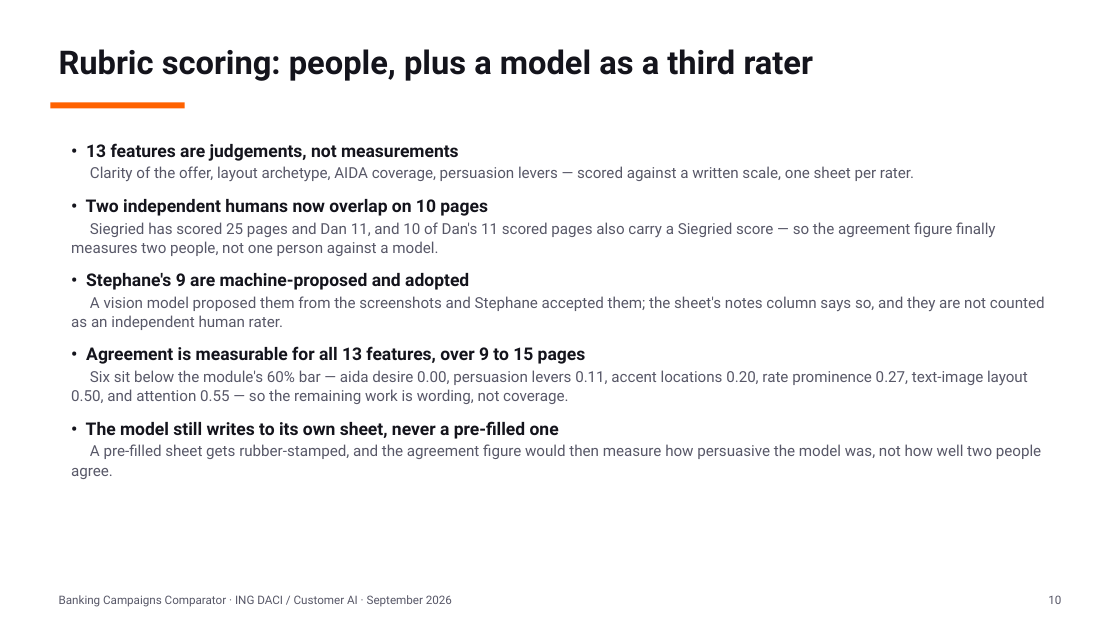
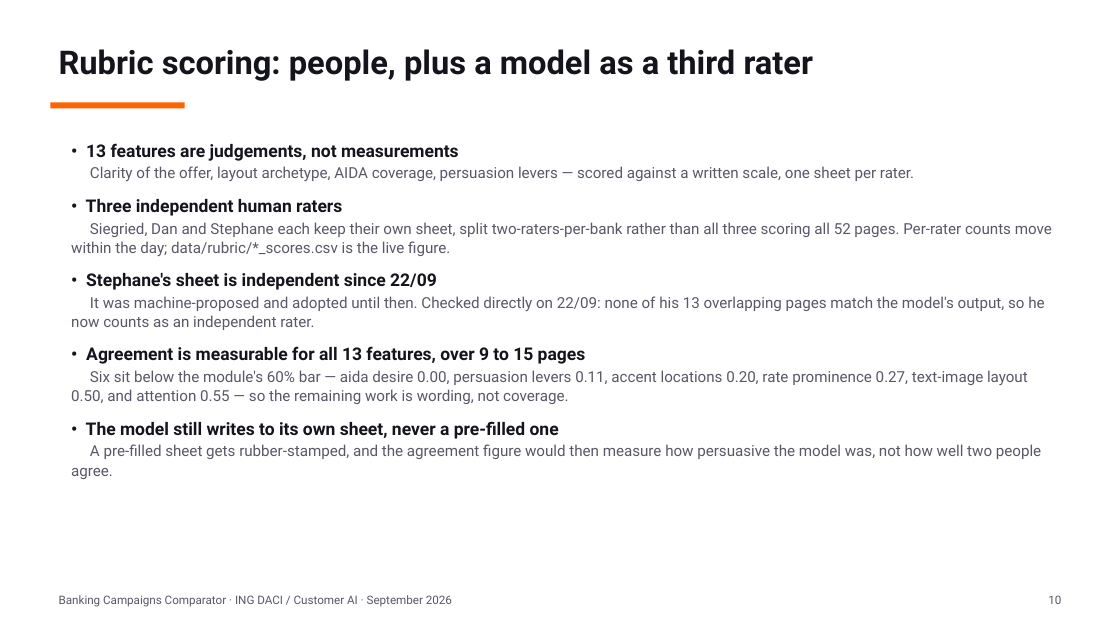
Before and after one commit to Siegried81/ing-usecase, a slide deck: slide 10 of docs/Banking_Campaigns_Comparator.pptx. Drawn at 1120x630 pixels with LibreOffice and Linux fonts; fonts in the diff are those of the drawing. Boxes give left, top, right and bottom in pixels: in the first picture for what was removed or moved away, otherwise in the second. Text is boxed around its words. In the diff, an @@ line names an element or a change of style, - is before the commit and + after.

```diff
--- a/docs/Banking_Campaigns_Comparator.pptx
+++ b/docs/Banking_Campaigns_Comparator.pptx
@@ text at [71,199,1052,330]: text changed @@
-• Two independent humans now overlap on 10 pages
-Siegried has scored 25 pages and Dan 11, and 10 of Dan's 11 scored pages also carry a Siegried score — so the agreement figure finally measures two people, not one person against a model.
-• Stephane's 9 are machine-proposed and adopted
-A vision model proposed them from the screenshots and Stephane accepted them; the sheet's notes column says so, and they are not counted as an independent human rater.
+• Three independent human raters
+Siegried, Dan and Stephane each keep their own sheet, split two-raters-per-bank rather than all three scoring all 52 pages. Per-rater counts move within the day; data/rubric/*_scores.csv is the live figure.
+• Stephane's sheet is independent since 22/09
+It was machine-proposed and adopted until then. Checked directly on 22/09: none of his 13 overlapping pages match the model's output, so he now counts as an independent rater.
```
Also in this commit, not shown: 8 other slides changed.
